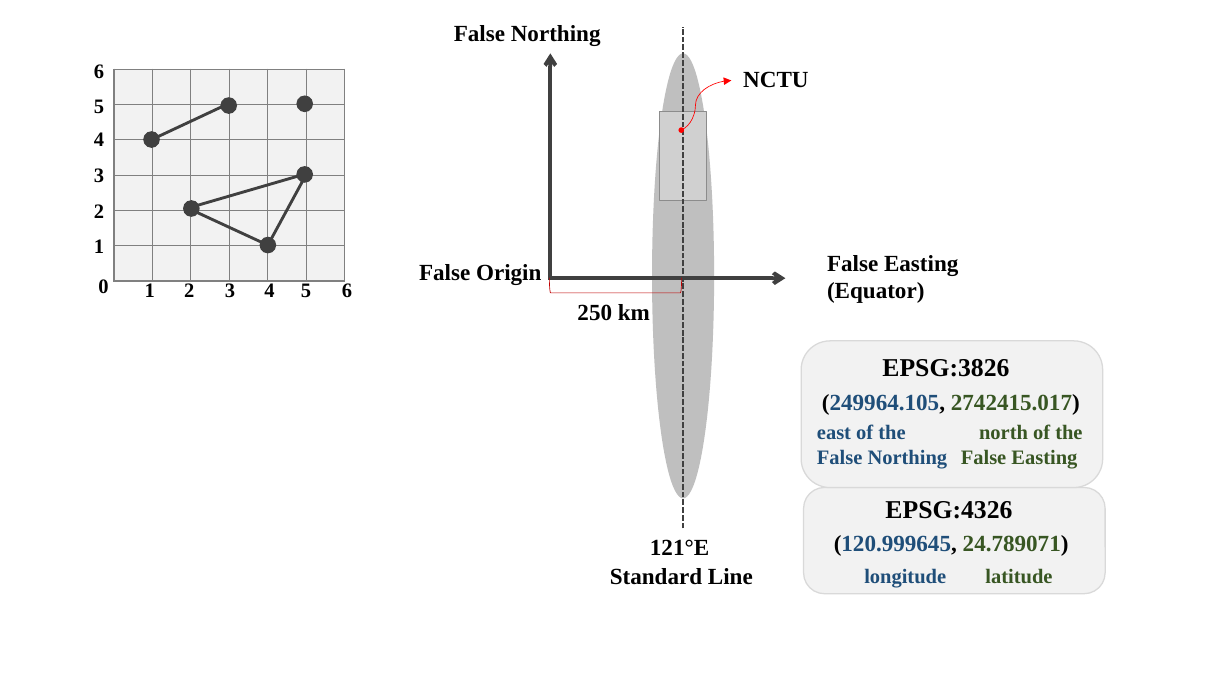
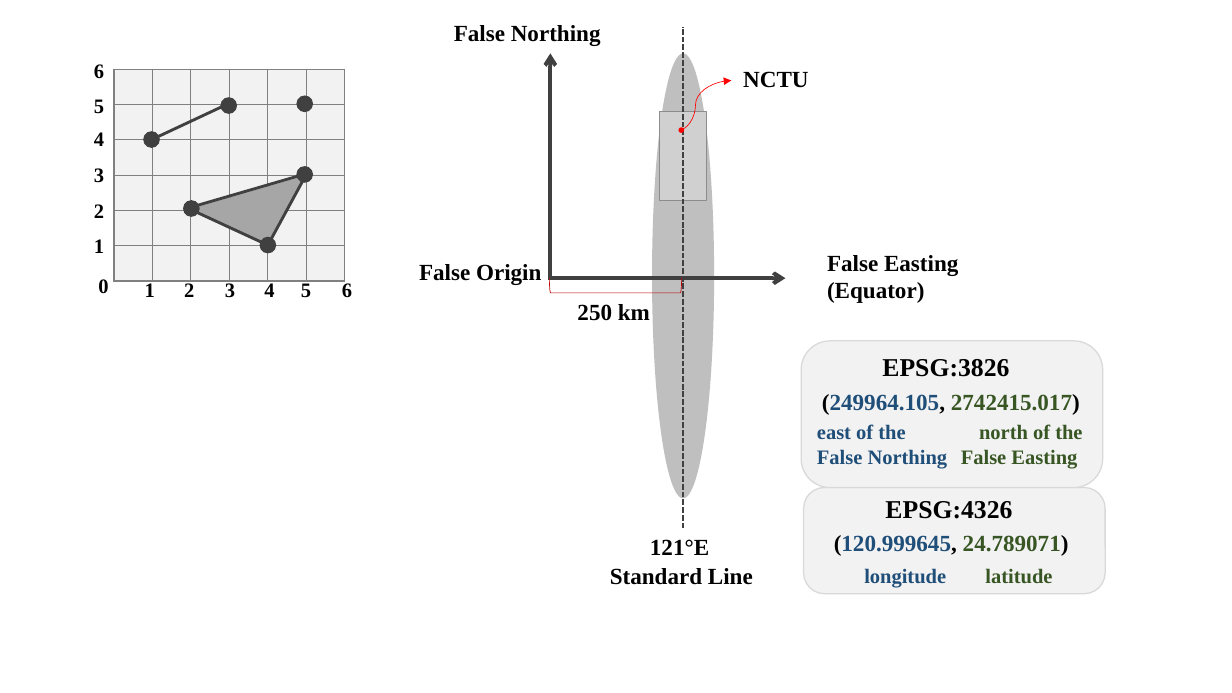
Before and after one commit to ChiaJung-Yeh/Spatial-Analysis, a slide deck: slide 2 of graph/graph.pptx. Drawn at 1232x693 pixels with LibreOffice and Linux fonts; fonts in the diff are those of the drawing; grey boxes stand for pictures. Boxes give left, top, right and bottom in pixels: in the first picture for what was removed or moved away, otherwise in the second. Text is boxed around its words. In the diff, an @@ line names an element or a change of style, - is before the commit and + after.

```diff
--- a/graph/graph.pptx
+++ b/graph/graph.pptx
@@ freeform shape added at (192,175,308,246), fill #A6A6A6 @@
```
Also in this commit, not shown: 1 other slide changed, 10 slides added, 20 other files.
